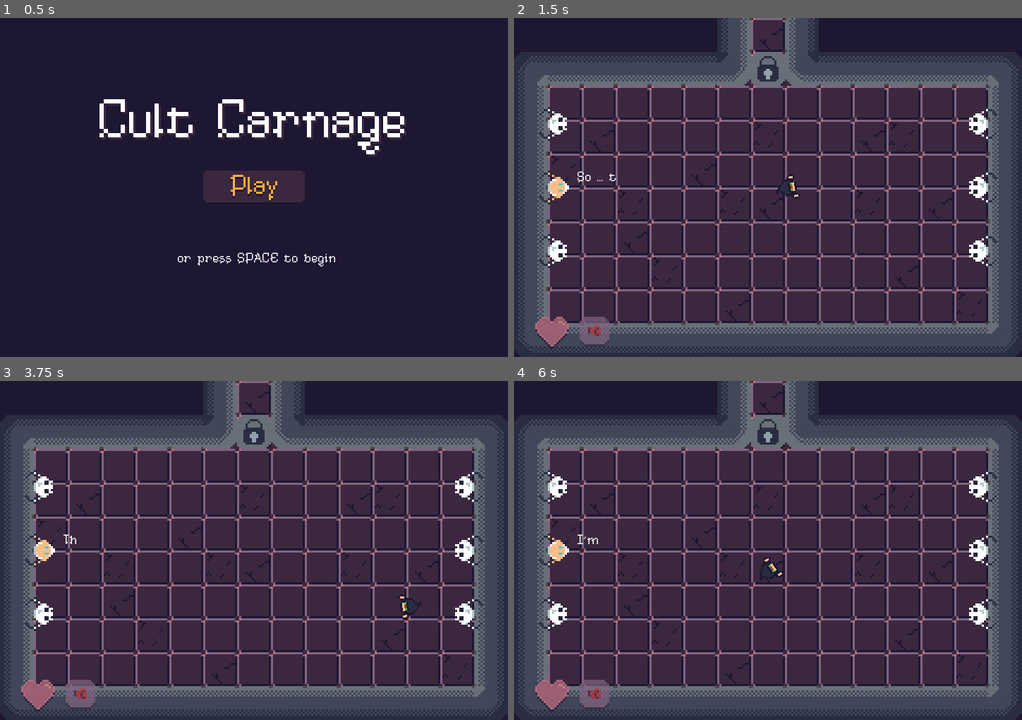
Above: before the commit, frames 1-4 (two rows, left to right).
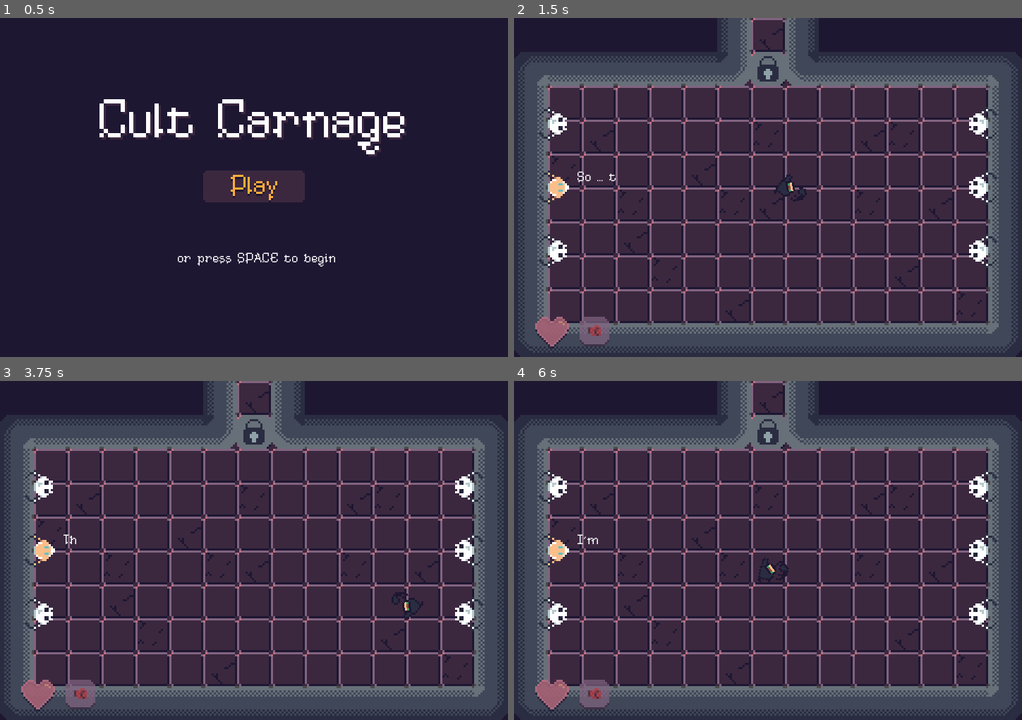
Above: after the commit, the same moments.

Repository: RustyMonky/Cult-Carnage
Game: Godot game, scene res://levels/title/title.tscn
Two runs of this game, one before a commit and one after it. Both use one fixed random seed, a clock stepped at 60 frames per second and the inputs below.
Inputs (mouse positions are in pixels of both pictures, inside the frame that each line leads up to):
- Up to frame 1 (0.5 s): no input
- Up to frame 2 (1.5 s): click (768, 187) at 0.5 s; move the mouse to (879, 170) at 1.27 s; hold D (player_right) from 1.28 s (still down); hold Space (player_attack) from 1.28 s (still down)
- Up to frame 3 (3.75 s): move the mouse to (152, 567) at 2.02 s; release D (player_right) at 2.03 s; release Space (player_attack) at 2.03 s; hold S (player_down) 2.03-2.78 s; tap Mouse wheel up (player_scroll_left) at 2.1 s; move the mouse to (304, 475) at 2.77 s; hold D (player_right) 2.78-3.53 s; hold E (player_scroll_right) 2.78-3.53 s; move the mouse to (228, 618) at 3.52 s; hold W (player_up) from 3.53 s (still down); tap Space (player_attack) at 3.6 s
- Up to frame 4 (6 s): move the mouse to (920, 601) at 4.27 s; release W (player_up) at 4.28 s; hold Mouse wheel up (player_scroll_left) 4.28-5.03 s; hold A (player_left) 4.28-5.78 s; move the mouse to (615, 499) at 5.02 s; tap E (player_scroll_right) at 5.1 s; move the mouse to (793, 550) at 5.77 s; hold S (player_down) from 5.78 s (still down); hold Space (player_attack) from 5.78 s (still down)

Frame 1 is identical in both runs. In frame 2, 0.2% of the frame differs, in the area x 51-58%, y 46-55%; in frame 3, 0.1%; in frame 4, 0.1%.

Commit message:
Updates player sprite and punch animation

Diff:
--- a/assets/animations/player/punch.tres
+++ b/assets/animations/player/punch.tres
@@ -10,8 +10,8 @@
 tracks/0/imported = false
 tracks/0/enabled = true
 tracks/0/keys = {
-"times": PoolRealArray( 0.0135874, 0.1, 0.2, 0.3, 0.4, 0.5, 0.6 ),
-"transitions": PoolRealArray( 1, 1, 1, 1, 1, 1, 1 ),
+"times": PoolRealArray( 0, 0.1, 0.2, 0.3 ),
+"transitions": PoolRealArray( 1, 1, 1, 1 ),
 "update": 1,
-"values": [ 0, 1, 2, 3, 2, 1, 0 ]
+"values": [ 1, 2, 3, 0 ]
 }
Binary file changed: assets/actors/player/player-test.png
